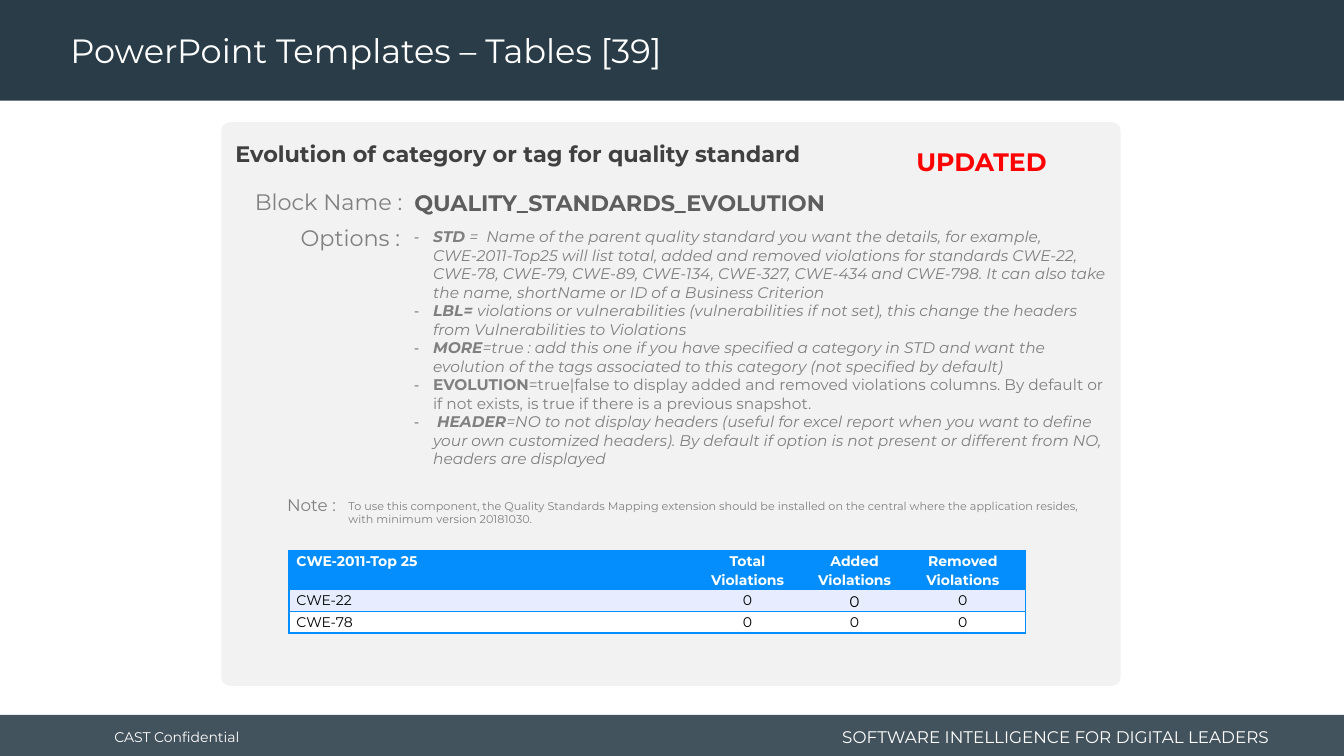
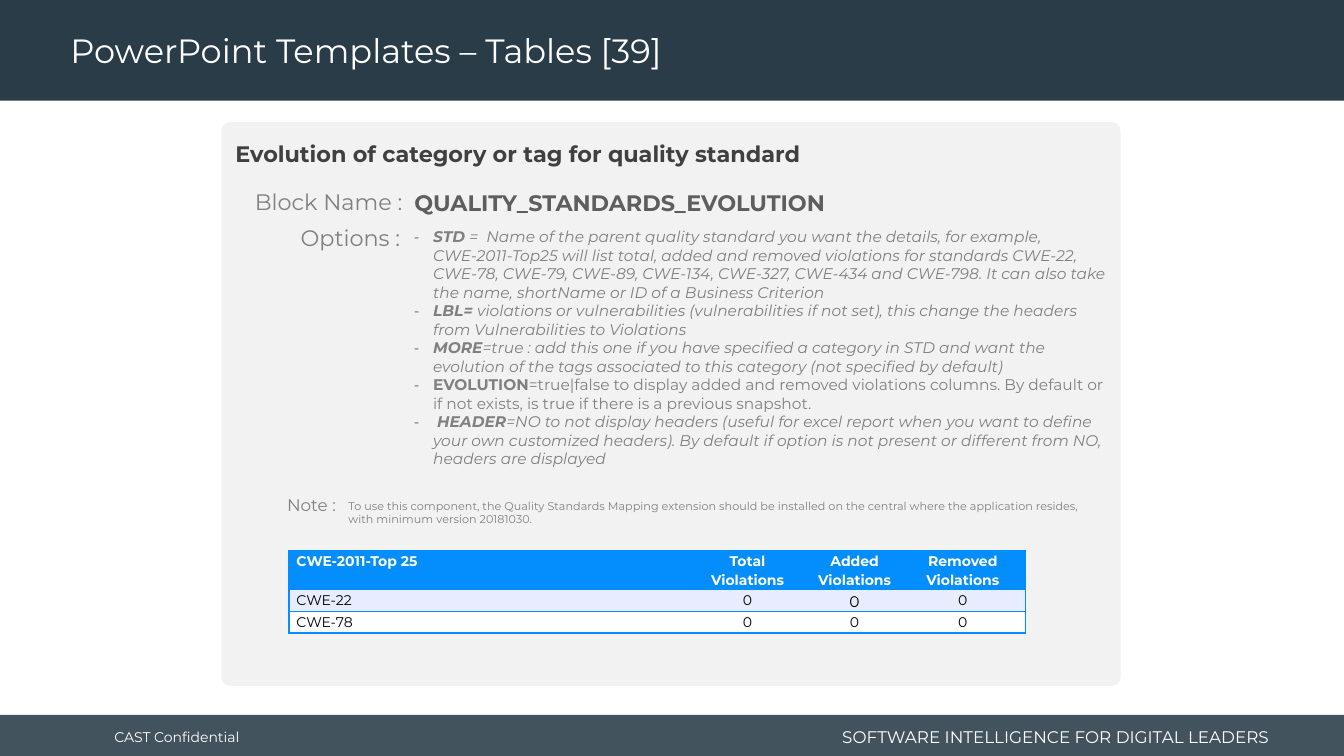
Before and after one commit to CAST-projects/CAST-ReportGenerator, a slide deck: slide 72 of CastReporting.Reporting.Core/Templates/Application/Component library/1- Powerpoint-components-library.pptx. Drawn at 1344x756 pixels with LibreOffice and Linux fonts; fonts in the diff are those of the drawing; background and template pictures are left out. Boxes give left, top, right and bottom in pixels: in the first picture for what was removed or moved away, otherwise in the second. Text is boxed around its words. In the diff, an @@ line names an element or a change of style, - is before the commit and + after.

Commit message:
REPORTGEN-0000 : update library template reports

```diff
--- a/CastReporting.Reporting.Core/Templates/Application/Component library/1- Powerpoint-components-library.pptx
+++ b/CastReporting.Reporting.Core/Templates/Application/Component library/1- Powerpoint-components-library.pptx
@@ text removed at bbox=[916, 153, 1046, 172] @@
-UPDATED
```
Also in this commit, not shown: 2 other slides changed, 9 other files.
